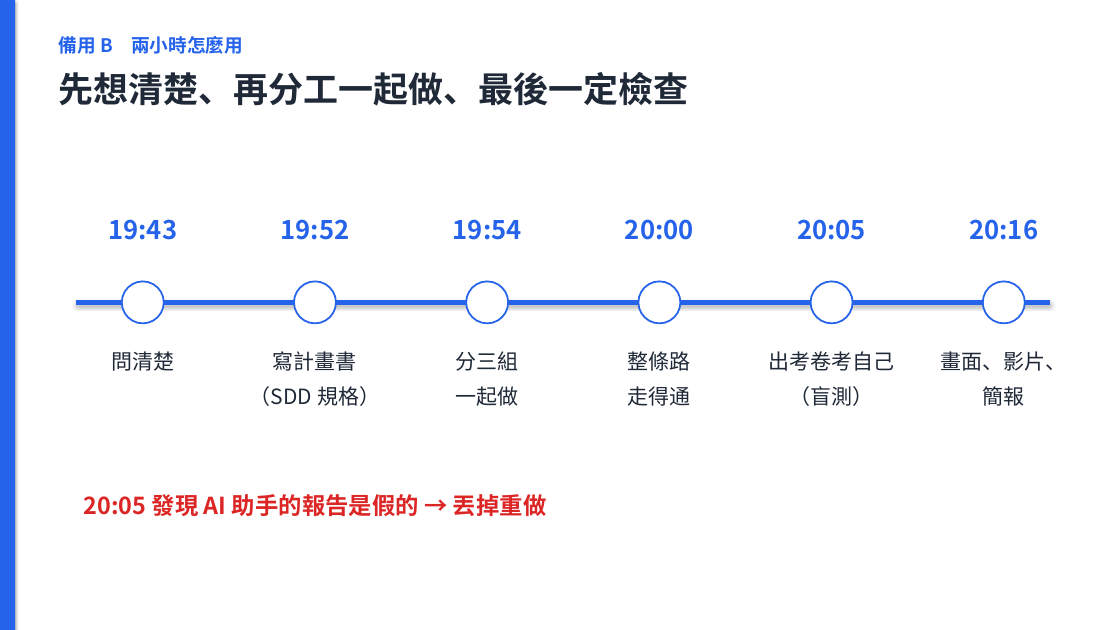
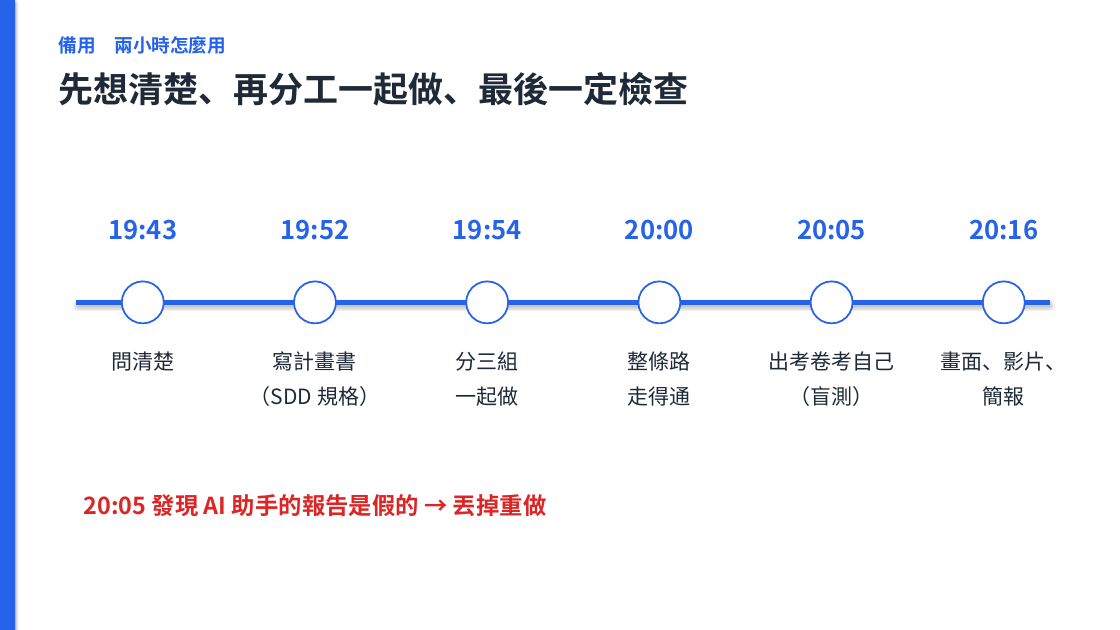
Before and after one commit to jaylooloomi/contract-check, a slide deck: slide 10 of docs/deck/合約外規檢查_簡報.pptx (slide 13 before the commit). Drawn at 1120x630 pixels with LibreOffice and Linux fonts; fonts in the diff are those of the drawing. Boxes give left, top, right and bottom in pixels: in the first picture for what was removed or moved away, otherwise in the second. Text is boxed around its words. In the diff, an @@ line names an element or a change of style, - is before the commit and + after.

```diff
--- a/docs/deck/合約外規檢查_簡報.pptx
+++ b/docs/deck/合約外規檢查_簡報.pptx
@@ text at [59,36,226,54]: text changed @@
-備用 B 兩小時怎麼用
+備用 兩小時怎麼用
```
Also in this commit, not shown: 6 other slides changed, 4 slides removed, 22 other files.
